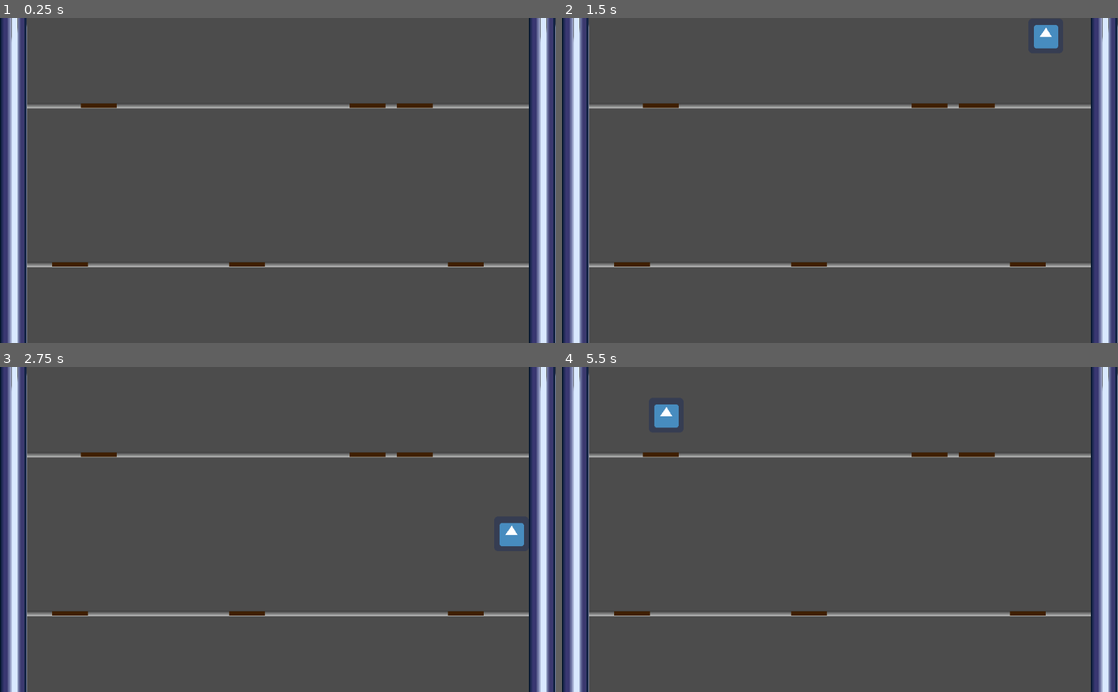
Above: before the commit, frames 1-4 (two rows, left to right).
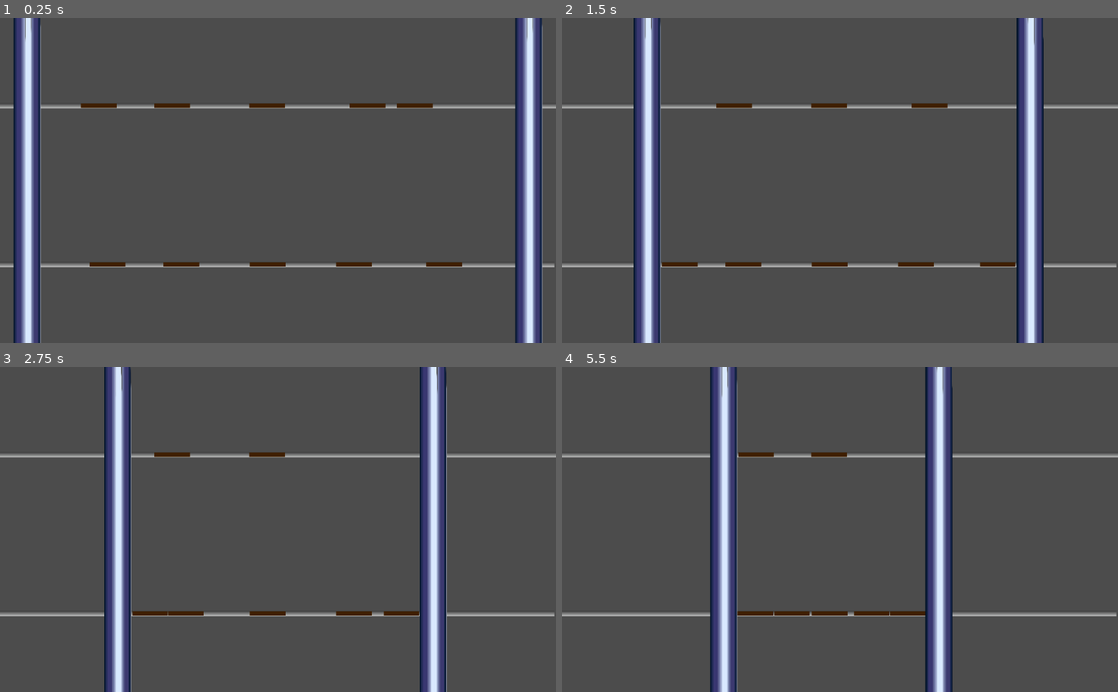
Above: after the commit, the same moments.

Repository: hgcummings/garbage-crusher
Game: Godot game, scene res://Main.tscn
The game is run twice, just before and just after one commit, with the same random seed, the same clock (stepped at 60 frames per second) and the same inputs. The engine's default icon, where the game draws it, is replaced by a stand-in: a white triangle on a blue panel in a dark square.
Inputs (mouse positions are in pixels of both pictures, inside the frame that each line leads up to):
- Up to frame 1 (0.25 s): no input
- Up to frame 2 (1.5 s): move the mouse to (662, 105) at 0.52 s; hold D 0.53-1.28 s; click (662, 105) at 0.67 s; move the mouse to (979, 105) at 1.27 s; hold S from 1.28 s (still down); click (979, 105) at 1.42 s
- Up to frame 3 (2.75 s): move the mouse to (366, 454) at 2.02 s; release S at 2.03 s; hold D from 2.03 s (still down); click (366, 454) at 2.17 s
- Up to frame 4 (5.5 s): move the mouse to (634, 614) at 2.77 s; release D at 2.78 s; hold W 2.78-3.53 s; click (634, 614) at 2.92 s; move the mouse to (1029, 614) at 3.52 s; hold A 3.53-5.03 s; click (1029, 614) at 3.67 s; move the mouse to (806, 614) at 4.27 s; click (806, 614) at 4.42 s; move the mouse to (867, 529) at 5.02 s; hold S from 5.03 s (still down); click (867, 529) at 5.17 s

The runs differ from the first frame. In frame 1, 15% of the frame differs, in the area x 0-100%, y 0-100%; in frame 2, 20%; in frame 3, 21%; in frame 4, 21%.
Error before the commit: Parse Error: The identifier "Wall" isn't declared in the current scope. (res://Wall.gd:29)

Commit message:
Wall/stick physics basically working?

Diff:
--- a/Main.gd
+++ b/Main.gd
@@ -11,25 +11,32 @@
 #func _process(delta):
 #	pass
 
-func _process(delta):
+func _process(_delta):
 	var bracing_channels = []
 
 	for channel_group in channel_groups:
-		if _check_if_bracing(channel_group):
+		if _check_if_braced(channel_group):
 			bracing_channels.append(channel_group)
 
 	if bracing_channels.empty():
 		return
 
-	var force = $LeftWall.force / bracing_channels.size()
-	print(force)
+	var stress = $LeftWall.stress / bracing_channels.size()
+	print(stress)
 
 	for channel_group in bracing_channels:
+		var broke = false
 		for stick in get_tree().get_nodes_in_group(channel_group):
-			stick.apply_force(force)
+			if stick.apply_force(stress):
+				broke = true
+				break
+		if broke:
+			for stick in get_tree().get_nodes_in_group(channel_group):
+				stick.is_braced = false
 
-func _check_if_bracing(group):
+
+func _check_if_braced(group):
 	for stick in get_tree().get_nodes_in_group(group):
-		if (stick.is_bracing):
+		if (stick.is_braced):
 			return true
 	return false
--- a/Main.tscn
+++ b/Main.tscn
@@ -33,11 +33,23 @@
 [node name="Stick3" parent="." groups=["channel_1"] instance=ExtResource( 4 )]
 position = Vector2( 677, 162 )
 
-[node name="Stick4" parent="." groups=["channel_2"] instance=ExtResource( 4 )]
-position = Vector2( 129, 455 )
+[node name="Stick4" parent="." groups=["channel_1"] instance=ExtResource( 4 )]
+position = Vector2( 317, 162 )
 
-[node name="Stick5" parent="." groups=["channel_2"] instance=ExtResource( 4 )]
-position = Vector2( 858, 455 )
+[node name="Stick5" parent="." groups=["channel_1"] instance=ExtResource( 4 )]
+position = Vector2( 492, 162 )
 
 [node name="Stick6" parent="." groups=["channel_2"] instance=ExtResource( 4 )]
-position = Vector2( 455, 455 )
+position = Vector2( 198, 455 )
+
+[node name="Stick7" parent="." groups=["channel_2"] instance=ExtResource( 4 )]
+position = Vector2( 493, 455 )
+
+[node name="Stick8" parent="." groups=["channel_2"] instance=ExtResource( 4 )]
+position = Vector2( 334, 455 )
+
+[node name="Stick9" parent="." groups=["channel_2"] instance=ExtResource( 4 )]
+position = Vector2( 652, 455 )
+
+[node name="Stick10" parent="." groups=["channel_2"] instance=ExtResource( 4 )]
+position = Vector2( 818, 455 )
--- a/Stick.gd
+++ b/Stick.gd
@@ -1,41 +1,28 @@
 extends KinematicBody2D
-
-const Wall = preload('Wall.gd')
 
 var velocity = Vector2(0,0)
 var rng = RandomNumberGenerator.new()
 var strength
-var is_bracing = false
-
-var alert_timer = 0
+var is_braced = false
 
 # Called when the node enters the scene tree for the first time.
 func _ready():
 	rng.randomize()
-	strength = rng.randf_range(85, 115)
+	strength = rng.randf_range(2.5, 3.5)
 
-
-func _physics_process(delta):
-	is_bracing = false
-
-	if (velocity.x != 0):
-		var collision = move_and_collide(velocity)
-		if collision:
-			velocity = collision.collider.impart(velocity, self)
-			if velocity.x == 0:
-				is_bracing = true
-
-	velocity = Vector2.ZERO
-
-func impart(new_velocity, pusher):
-	velocity = new_velocity
-	return velocity
 
 func apply_force(force):
 	if force > strength:
 		self.queue_free()
-	elif force > 0.85 * strength:
+		return true
+
+	if force > 0.85 * strength:
 		$Sprite_Alarm.visible = true
+
+	return false
+
+func _process(delta):
+	$Sprite_Braced.visible = is_braced
 
 
 # Debug functionality
--- a/Stick.tscn
+++ b/Stick.tscn
@@ -11,6 +11,13 @@
 
 [sub_resource type="GradientTexture" id=3]
 gradient = SubResource( 2 )
+
+[sub_resource type="Gradient" id=6]
+offsets = PoolRealArray( 0, 0.5, 1 )
+colors = PoolColorArray( 0.25098, 0.12549, 0, 1, 0.501961, 0.254902, 0, 1, 0.25098, 0.12549, 0, 1 )
+
+[sub_resource type="GradientTexture" id=7]
+gradient = SubResource( 6 )
 
 [sub_resource type="Gradient" id=4]
 offsets = PoolRealArray( 0, 0.5, 1 )
@@ -31,6 +38,12 @@
 scale = Vector2( 0.0319824, 8 )
 texture = SubResource( 3 )
 
+[node name="Sprite_Braced" type="Sprite" parent="."]
+visible = false
+position = Vector2( 8.34465e-07, 2.38419e-07 )
+scale = Vector2( 0.03125, 8 )
+texture = SubResource( 7 )
+
 [node name="Sprite_Alarm" type="Sprite" parent="."]
 visible = false
 position = Vector2( -1.10269e-06, 2.38419e-07 )
--- a/Wall.gd
+++ b/Wall.gd
@@ -1,41 +1,46 @@
 extends KinematicBody2D
 
-# Declare member variables here. Examples:
-# var a = 2
-# var b = "text"
 export var speed = 1
 
-var initial_velocity
 var velocity
-var force = 0
+var is_braced = false
+var stress = 0
 
 # Called when the node enters the scene tree for the first time.
 func _ready():
-	initial_velocity = Vector2(speed, 0)
-	velocity = initial_velocity
+	velocity = Vector2(speed * 100, 0)
 
 func _physics_process(delta):
-	if velocity.x == 0:
-		force += (delta * abs(speed))
-	else:
-		force = 0
+	var chain = [self]
 
-	var chain = []
-	var collision = self.move_and_collide(initial_velocity, true, true, true)
+	var chain_reaches_opposite_wall = false
+	var dv = delta * velocity
+
+	var collision = self.move_and_collide(dv, true, true, true)
 	if collision:
 		while (collision):
 			var collider = collision.collider
+			#print(chain.size())
 
-			if collider is Wall:
-				velocity = Vector2.ZERO
-				return
+			if chain.find(collider) != -1:
+				break
+			elif collider.get_script() == self.get_script():
+				chain_reaches_opposite_wall = true
+				break
 			else:
 				chain.append(collider)
-				collision = collider.move_and_collide(initial_velocity, true, true, true)
+				collision = collider.move_and_collide(dv, true, true, true)
+				#print(collision)
 
+	if chain_reaches_opposite_wall:
+		stress += delta * speed
 
+		while !chain.empty():
+			chain.pop_back().is_braced = true
+	else:
+		stress = 0
 
-
-func impart(new_velocity, pusher):
-	velocity = Vector2.ZERO
-	return velocity
+		while !chain.empty():
+			var elem = chain.pop_back()
+			elem.move_and_collide(dv)
+			elem.is_braced = false
Not shown: 1 places in Stick.tscn that only renumber resources
